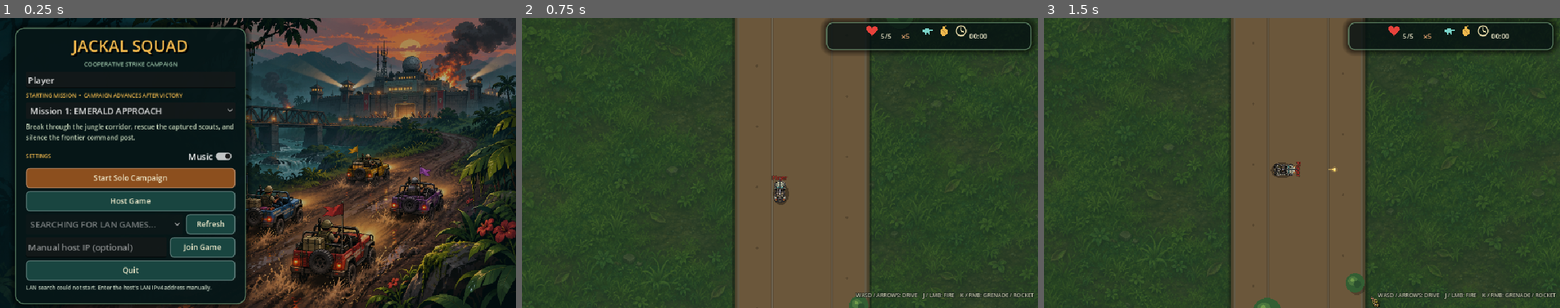
Above: before the commit, frames 1-3 (left to right).
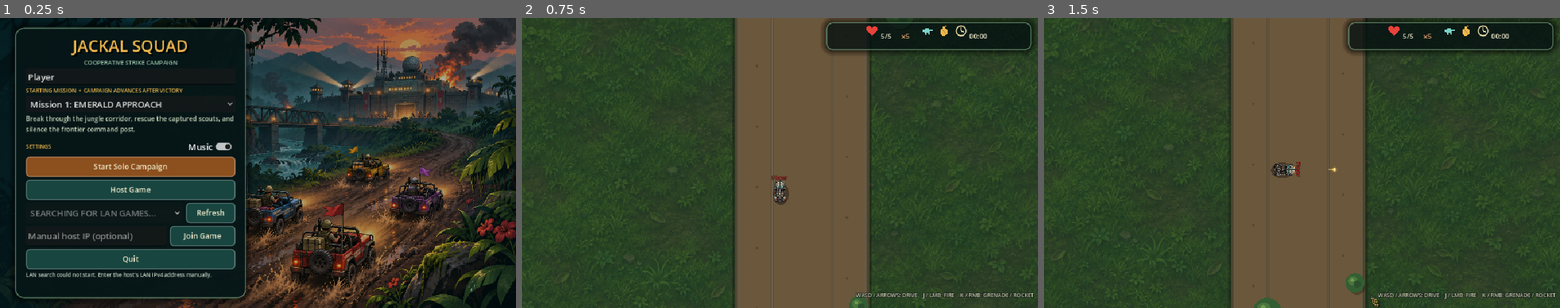
Above: after the commit, the same moments.

Repository: Brolton/Jackal-Squad
Game: Godot game, scene res://scenes/main.tscn
Two runs of this game, one before a commit and one after it. Both use one fixed random seed, a clock stepped at 60 frames per second and the inputs below.
Inputs (mouse positions are in pixels of both pictures, inside the frame that each line leads up to):
- Up to frame 1 (0.25 s): no input
- Up to frame 2 (0.75 s): click "Start Solo Campaign" at 0.5 s
- Up to frame 3 (1.5 s): tap Enter at 1.25 s; move the mouse to (1415, 148) at 1.27 s; hold D (move_right) from 1.28 s (still down); hold J (fire_primary) from 1.28 s (still down); click (1415, 148) at 1.42 s

The runs differ from the first frame. In frame 1, 15% of the frame differs, in the area x 2-48%, y 14-100%; in frame 2, nothing differs; in frame 3, nothing differs.

Commit message:
Prepare v1.0 desktop releases for Windows Linux and macOS

Diff:
--- a/project.godot
+++ b/project.godot
@@ -6,6 +6,7 @@
 [application]
 
 config/name="Jackal Squad"
+config/version="1.0"
 run/main_scene="res://scenes/main.tscn"
 config/features=PackedStringArray("4.7", "GL Compatibility")
 config/icon="res://assets/art/app_icon.png"
@@ -27,6 +28,7 @@
 
 [rendering]
 
+textures/vram_compression/import_etc2_astc=true
 renderer/rendering_method="gl_compatibility"
 renderer/rendering_method.mobile="gl_compatibility"
 environment/defaults/default_clear_color=Color(0.055, 0.07, 0.075, 1)
--- a/scripts/main_menu.gd
+++ b/scripts/main_menu.gd
@@ -72,7 +72,7 @@
 	panel.add_child(margin)
 
 	var content := VBoxContainer.new()
-	content.add_theme_constant_override("separation", 6)
+	content.add_theme_constant_override("separation", 3)
 	margin.add_child(content)
 
 	var title := Label.new()
--- a/tests/test_gameplay_polish.gd
+++ b/tests/test_gameplay_polish.gd
@@ -65,7 +65,8 @@
 	_check(sentry.global_position == sentry_start, "Enemies remain at their posts while every player is outside detection range")
 	player.global_position = sentry_start + Vector2(0.0, 180.0)
 	sentry.call("_physics_process", 0.5)
-	_check(sentry.global_position.distance_to(sentry_start) > 1.0, "Enemies engage after a player enters their detection radius")
+	# move_and_slide uses the engine physics tick, not the manually passed delta.
+	_check(sentry.global_position.distance_to(sentry_start) > 0.0, "Enemies engage after a player enters their detection radius")
 	sentry.queue_free()
 
 	var pause_menu: CanvasLayer = game.get_node("PauseMenu")
Not shown, changed: export_presets.cfg
Not shown, changed: TESTING.md
